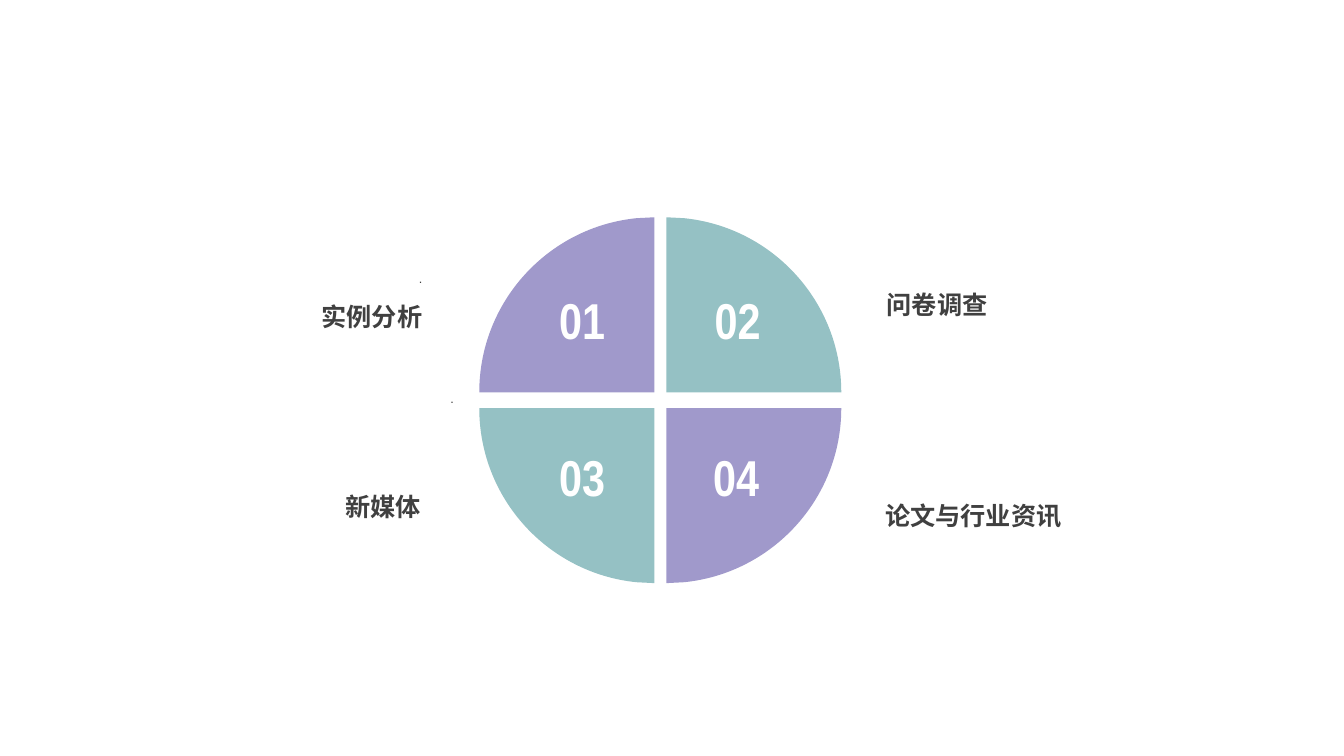
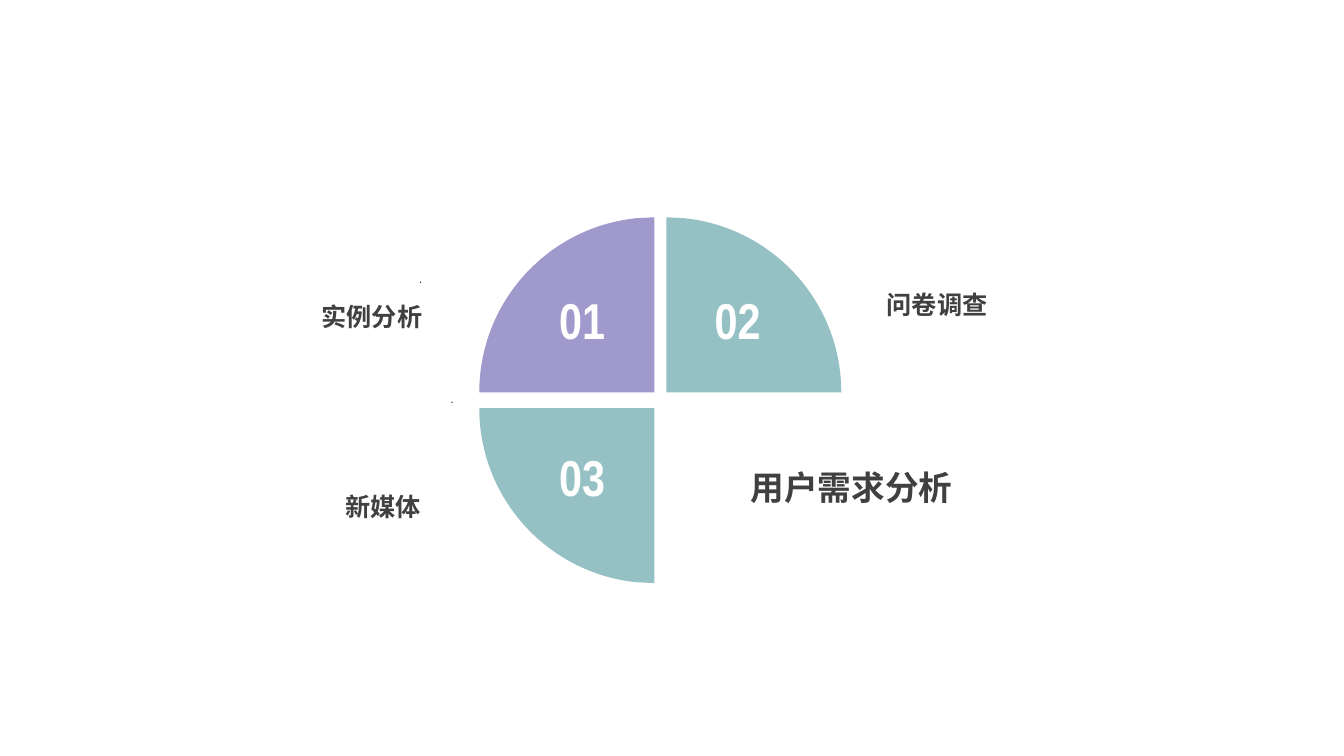
Before and after one commit to peijiawen98/TLK_1107, a slide deck: slide 12 of 电子词典需求分析.pptx. Drawn at 1344x756 pixels with LibreOffice and Linux fonts; fonts in the diff are those of the drawing. Boxes give left, top, right and bottom in pixels: in the first picture for what was removed or moved away, otherwise in the second. Text is boxed around its words. In the diff, an @@ line names an element or a change of style, - is before the commit and + after.

```diff
--- a/电子词典需求分析.pptx
+++ b/电子词典需求分析.pptx
@@ freeform shape removed at bbox=[666, 408, 842, 584] @@
@@ text at bbox=[751, 471, 953, 503]: text changed; size 18 to 24 pt; font Calibri to Noto Sans CJK SC @@
-论文与行业资讯
+用户需求分析
```
Also in this commit, not shown: 1 other slide changed, 1 slide added.
